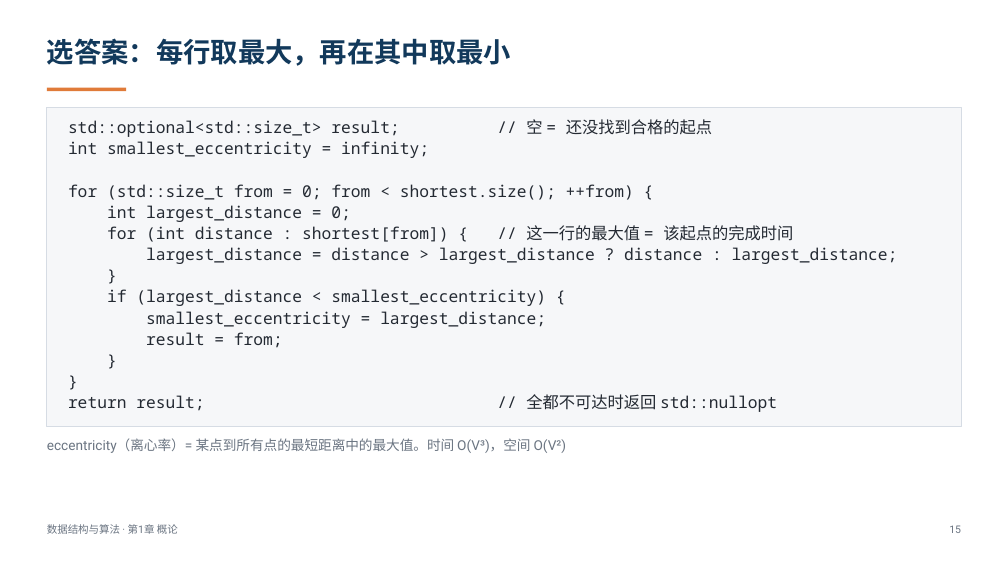
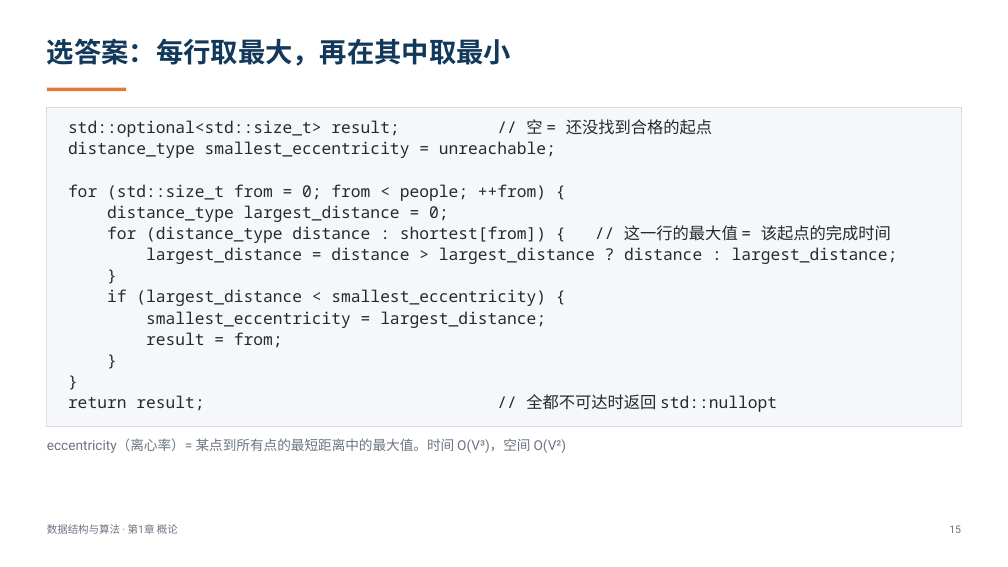
Before and after one commit to GMyhf/dsa-modernization, a slide deck: slide 15 of courseware/DSA_CH01_Overview_ADT_Complexity.pptx. Drawn at 1008x567 pixels with LibreOffice and Linux fonts; fonts in the diff are those of the drawing. Boxes give left, top, right and bottom in pixels: in the first picture for what was removed or moved away, otherwise in the second. Text is boxed around its words. In the diff, an @@ line names an element or a change of style, - is before the commit and + after.

```diff
--- a/courseware/DSA_CH01_Overview_ADT_Complexity.pptx
+++ b/courseware/DSA_CH01_Overview_ADT_Complexity.pptx
@@ text at (x1=68, y1=141, x2=891, y2=243): text changed @@
-int smallest_eccentricity = infinity;
-for (std::size_t from = 0; from < shortest.size(); ++from) {
-int largest_distance = 0;
-for (int distance : shortest[from]) { // 这一行的最大值 = 该起点的完成时间
+distance_type smallest_eccentricity = unreachable;
+for (std::size_t from = 0; from < people; ++from) {
+distance_type largest_distance = 0;
+for (distance_type distance : shortest[from]) { // 这一行的最大值 = 该起点的完成时间
```
Also in this commit, not shown: 2 other slides changed, 10 other files.
